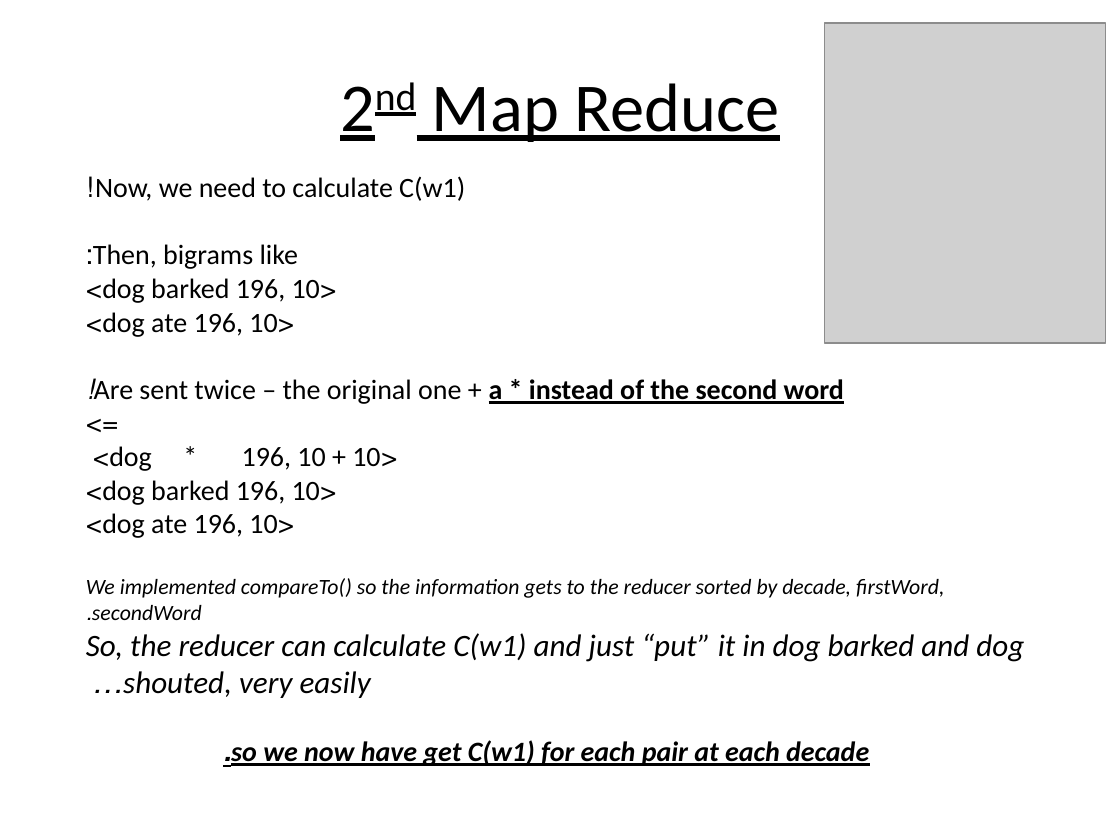
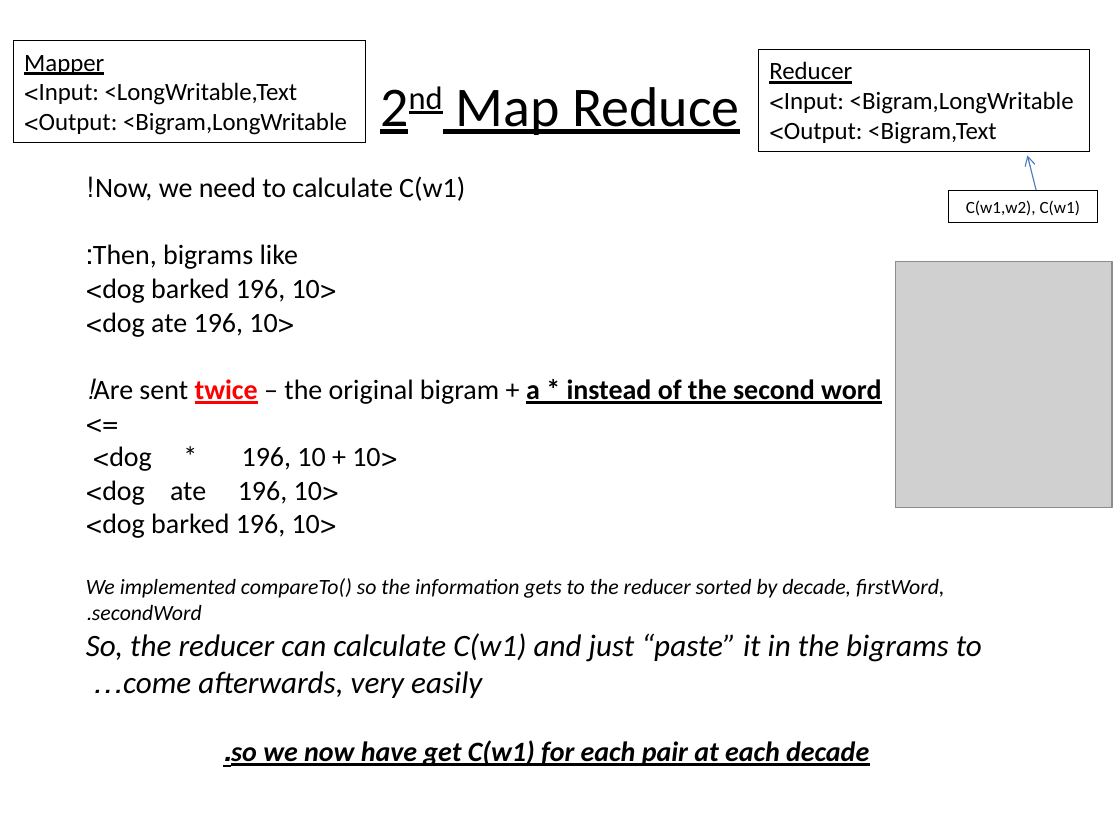
Before and after one commit to yitzhtal/collocation-extraction-using-amazon-elastic-map-reduce, a slide deck: slide 5 of Collocation-Extraction-Using-Amazon-Elastic-Map-Reduce.pptx. Drawn at 1120x840 pixels with LibreOffice and Linux fonts; fonts in the diff are those of the drawing; grey boxes stand for pictures. Boxes give left, top, right and bottom in pixels: in the first picture for what was removed or moved away, otherwise in the second. Text is boxed around its words. In the diff, an @@ line names an element or a change of style, - is before the commit and + after.

```diff
--- a/Collocation-Extraction-Using-Amazon-Elastic-Map-Reduce.pptx
+++ b/Collocation-Extraction-Using-Amazon-Elastic-Map-Reduce.pptx
@@ rectangle added at (x1=13, y1=40, x2=366, y2=142), outline #000000 0.75 pt, 16 pt, text #000000 @@
+Mapper
+Input: <LongWritable,Text>
+Output: <Bigram,LongWritable>
@@ title "2nd Map Reduce" at (x1=455, y1=87, x2=739, y2=135): size 44 to 36 pt @@
@@ rectangle added at (x1=758, y1=49, x2=1089, y2=151), outline #000000 0.75 pt, 16 pt, text #000000 @@
+Reducer
+Input: <Bigram,LongWritable>
+Output: <Bigram,Text>
@@ arrow added from (1036, 190) to (1027, 156), #4B7EBC 0.75 pt @@
@@ rectangle added at (x1=948, y1=190, x2=1098, y2=223), outline #000000 0.75 pt, 11 pt, text #000000 @@
+C(w1,w2), C(w1)
@@ picture resized from (x1=824, y1=24, x2=1105, y2=344) to (x1=895, y1=261, x2=1112, y2=507) @@
@@ text at (x1=94, y1=378, x2=881, y2=404): text changed; bold on @@
-Are sent twice – the original one + a * instead of the second word!
+Are sent twice – the original bigram + a * instead of the second word!
@@ text at (x1=102, y1=480, x2=322, y2=505): paragraph added @@
+<dog ate 196, 10>
@@ text at (x1=102, y1=513, x2=277, y2=538): paragraph removed @@
-<dog ate 196, 10>
@@ text at (x1=86, y1=633, x2=982, y2=698): text changed @@
-So, the reducer can calculate C(w1) and just “put” it in dog barked and dog shouted, very easily…
+So, the reducer can calculate C(w1) and just “paste” it in the bigrams to come afterwards, very easily…
```
Also in this commit, not shown: 8 other slides changed.
